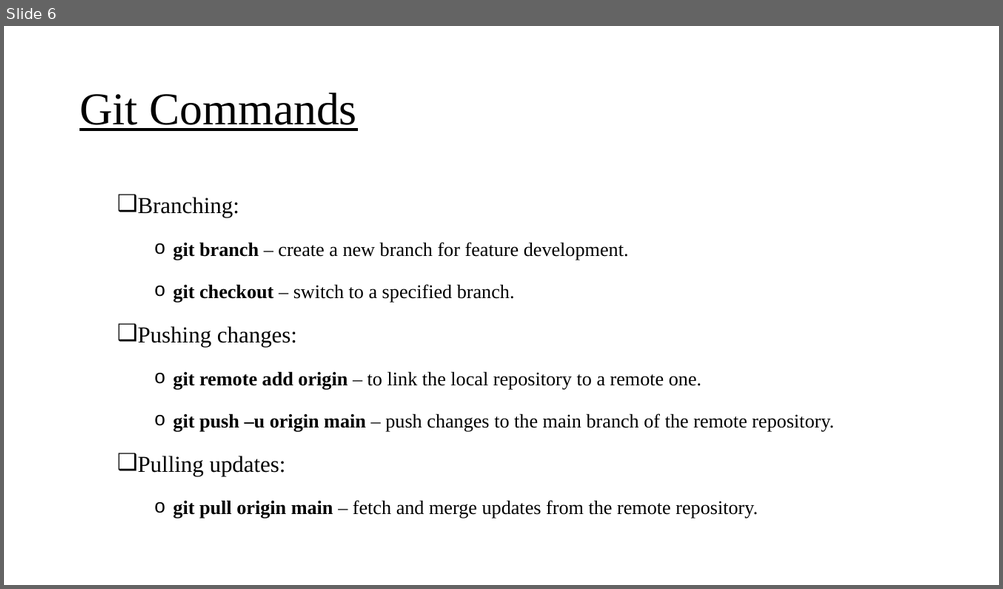
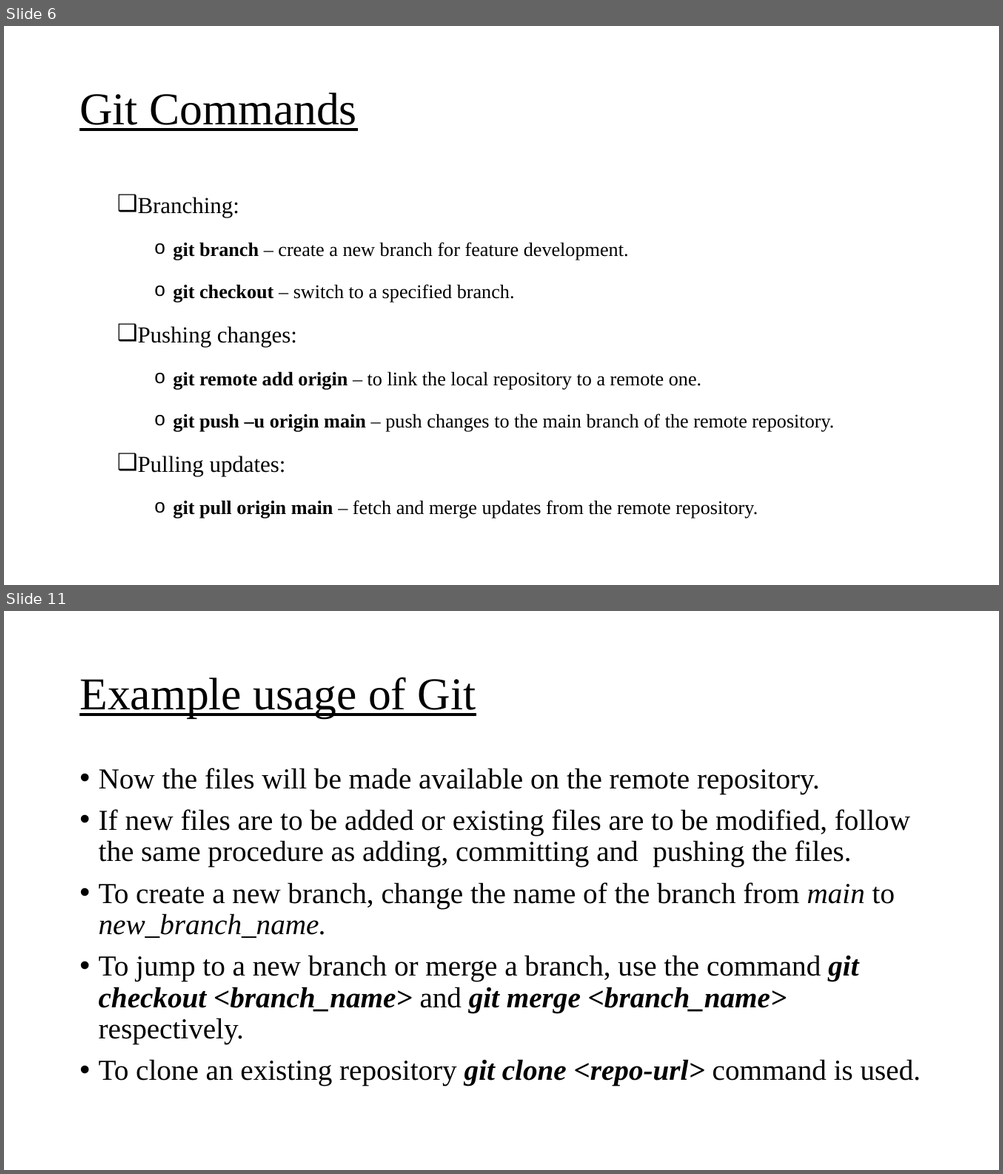
Before and after one commit to Prax29/internship-smgrlab, a slide deck: Git.pptx. Shown one above the other, each under a label of ours: slide 6 before the commit, slides 6 and 11 after it; the slides between them are not shown. The pictures are 1003x589 and 1003x1174 pixels, drawn with LibreOffice and Linux fonts; fonts in the diff are those of the drawing. Boxes give left, top, right and bottom in pixels: in the first picture for what was removed or moved away, otherwise in the second. Text is boxed around its words. In the diff, an @@ line names an element or a change of style, - is before the commit and + after.

Commit message:
Add example usage

```diff
--- a/Git.pptx
+++ b/Git.pptx
@@ slide 11 added at box(4, 611, 999, 1170), background #FFFFFF @@
@@ title added at box(79, 677, 476, 718), 44 pt, text #000000, underline @@
+Example usage of Git
@@ text added at box(99, 768, 921, 1086), 28 pt, text #000000 @@
+• Now the files will be made available on the remote repository.
+• If new files are to be added or existing files are to be modified, follow the same procedure as adding, committing and pushing the files.
+• To create a new branch, change the name of the branch from main to new_branch_name.
+• To jump to a new branch or merge a branch, use the command git checkout <branch_name> and git merge <branch_name> respectively.
+• To clone an existing repository git clone <repo-url> command is used.
```
Also in this commit, not shown: 5 other slides added.
